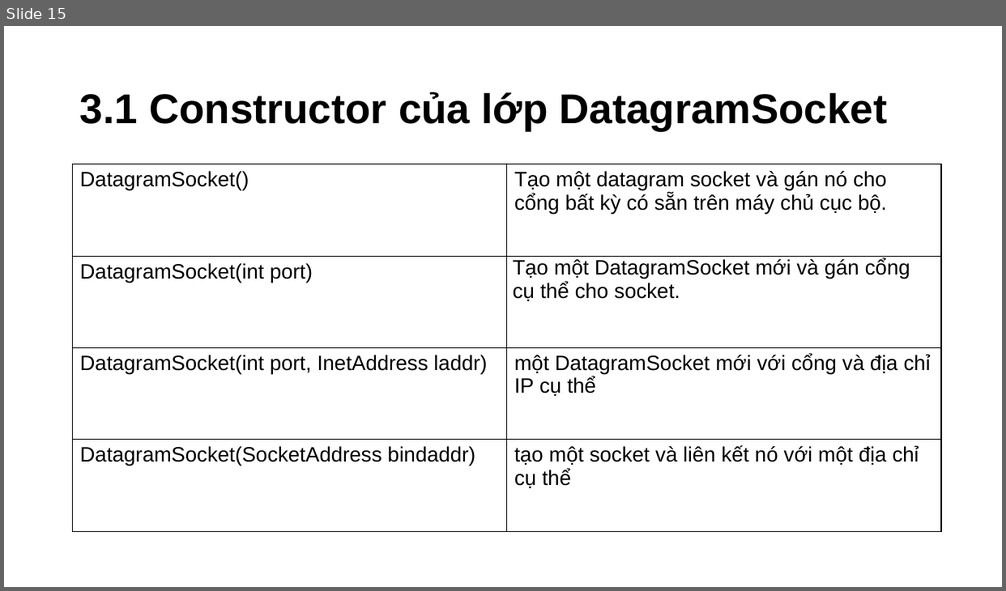
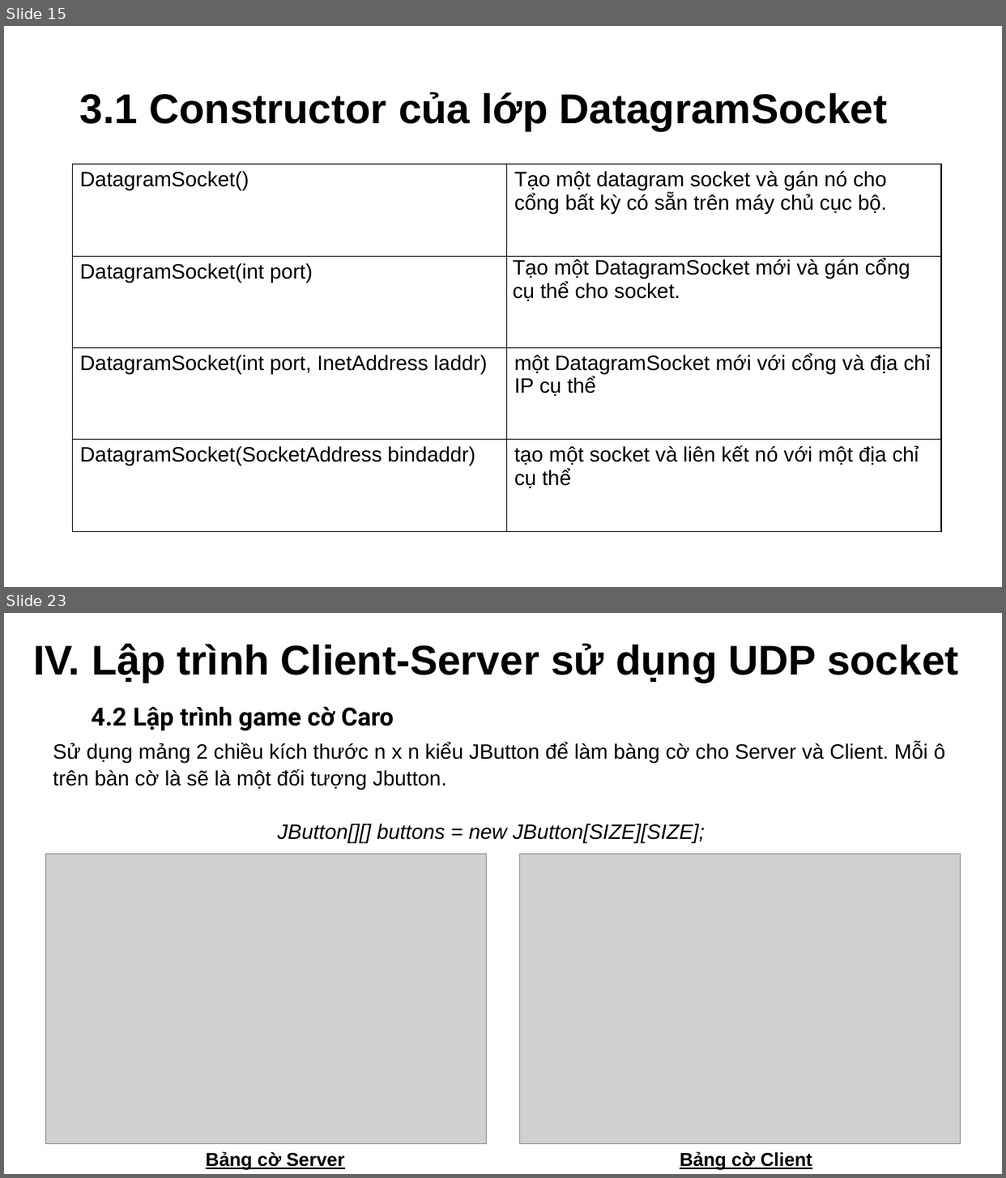
Before and after one commit to Cuid-1412/PowerPoint, a slide deck: Thuyết Trình Java.pptm. Shown one above the other, each under a label of ours: slide 15 before the commit, slides 15 and 23 after it; the slides between them are not shown. The pictures are 1006x591 and 1006x1178 pixels, drawn with LibreOffice and Linux fonts; fonts in the diff are those of the drawing; grey boxes stand for pictures; background and template pictures are left out. Boxes give left, top, right and bottom in pixels: in the first picture for what was removed or moved away, otherwise in the second. Text is boxed around its words. In the diff, an @@ line names an element or a change of style, - is before the commit and + after.

```diff
--- a/Thuyết Trình Java.pptm
+++ b/Thuyết Trình Java.pptm
@@ slide 23 added at [4,613,1002,1174], background #FFFFFF @@
@@ text added at [33,643,959,683], 40 pt, text #000000, bold @@
+IV. Lập trình Client-Server sử dụng UDP socket
@@ text added at [91,707,394,731], 24 pt, text #000000, bold @@
+4.2 Lập trình game cờ Caro
@@ text added at [53,742,945,844], 20 pt, text #000000 @@
+Sử dụng mảng 2 chiều kích thước n x n kiểu JButton để làm bàng cờ cho Server và Client. Mỗi ô trên bàn cờ là sẽ là một đối tượng Jbutton.
+JButton[][] buttons = new JButton[SIZE][SIZE];
@@ picture added at [46,854,487,1144] @@
@@ picture added at [520,854,961,1144] @@
@@ text added at [206,1152,345,1170], 18 pt, text #000000, bold, underline @@
+Bảng cờ Server
@@ text added at [680,1152,812,1170], 18 pt, text #000000, bold, underline @@
+Bảng cờ Client
```
Also in this commit, not shown: 7 slides changed, 10 other slides added.
